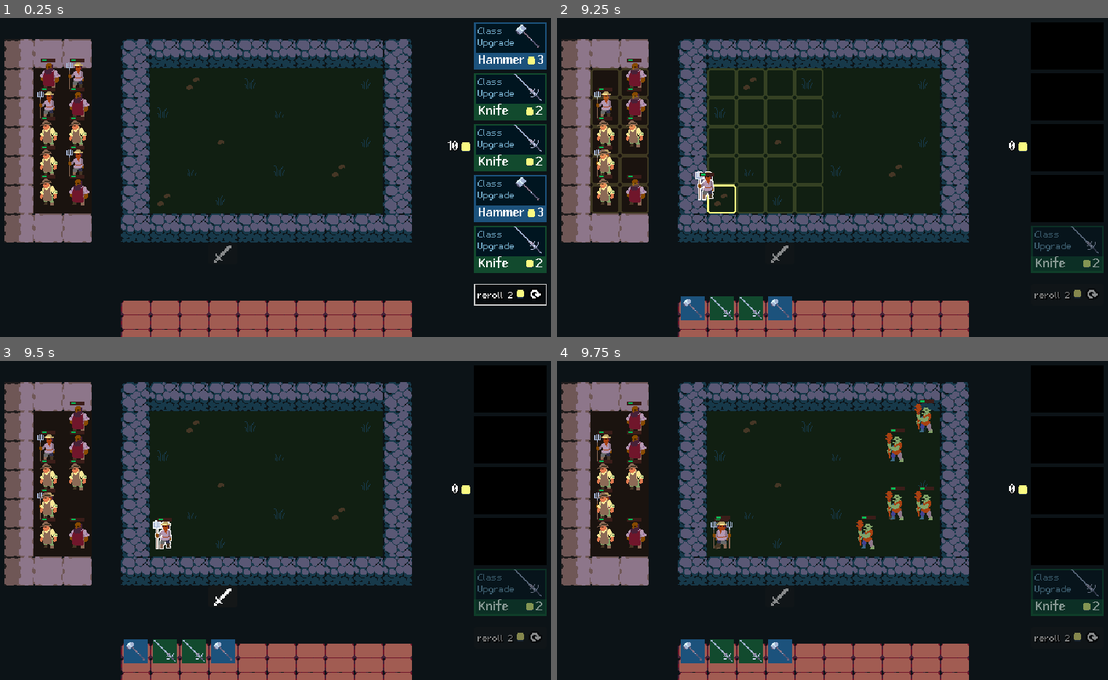
Above: before the commit, frames 1-4 (two rows, left to right).
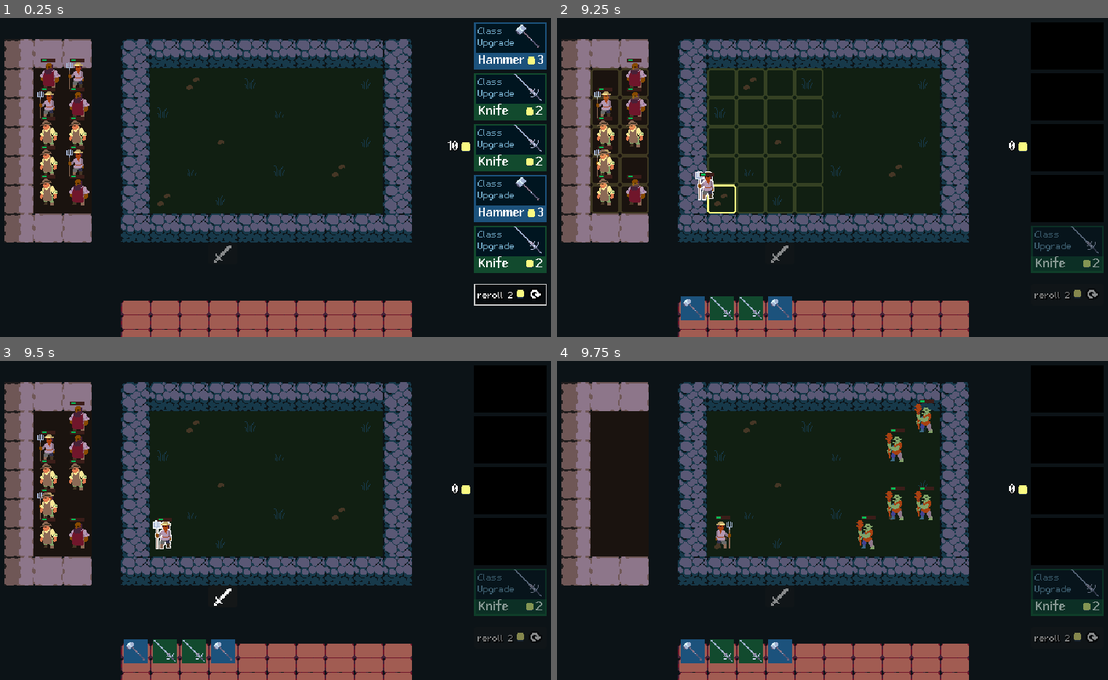
Above: after the commit, the same moments.

Repository: gustavofukunaga/tcc
Game: Godot game, scene res://Scenes/Arena/arena.tscn
The game is run twice, just before and just after one commit, with the same random seed, the same clock (stepped at 60 frames per second) and the same inputs.
Inputs (mouse positions are in pixels of both pictures, inside the frame that each line leads up to):
- Up to frame 1 (0.25 s): no input
- Up to frame 2 (9.25 s): click (1069, 46) at 0.52 s; click (1069, 97) at 1.27 s; click (1069, 145) at 2.02 s; click (1069, 196) at 2.77 s; tap Enter at 3.5, 8.75 s; drag from (606, 132) to (694, 308) at 3.52 s; drag from (606, 75) to (606, 161) at 4.27 s; press the mouse at (606, 161) at 5.03 s; tap E (test2, bound only after the commit) at 5.3 s; release the mouse at (606, 161) at 5.75 s; tap Space at 5.75 s; drag from (634, 75) to (606, 161) at 5.77 s; drag from (606, 161) to (722, 308) at 6.52 s; drag from (606, 161) to (722, 308) at 7.27 s; move the mouse to (634, 161) at 8.02 s; hold E (test2, bound only after the commit) 8.03-8.75 s; click (634, 161) at 8.17 s; drag from (634, 161) to (705, 190) at 8.77 s
- Up to frame 3 (9.5 s): no input
- Up to frame 4 (9.75 s): click (777, 597) at 9.5 s

Frames 1-3 are identical in both runs. In frame 4, 1.7% of the frame differs, in the area x 6-32%, y 12-59%.

Commit message:
fix bugs

Diff:
--- a/Custom_nodes/battle_handler.gd
+++ b/Custom_nodes/battle_handler.gd
@@ -41,11 +41,11 @@
 func _clean_up_fight() -> void:
 	get_tree().call_group("player_units", "queue_free")
 	get_tree().call_group("enemy_units", "queue_free")
-	get_tree().call_group("units", "show")
+	get_tree().call_group("Units", "show")
 
 
 func _prepare_fight() -> void:
-	get_tree().call_group("units", "hide")
+	get_tree().call_group("Units", "hide")
 
 	for unit_coord: Vector2i in game_area_unit_grid.get_all_occupied_tiles():
 		var unit: Unit = game_area_unit_grid.units[unit_coord]
--- a/Scenes/start_battle_button/start_battle_button.gd
+++ b/Scenes/start_battle_button/start_battle_button.gd
@@ -20,7 +20,7 @@
 	var units_used := arena_grid.get_all_units().size()
 	var is_battling := game_state.current_phase == GameState.Phase.BATTLE
 
-	disabled = is_battling or units_used > player_stats.level or units_used == 0
+	disabled = is_battling or units_used == 0
 	icon_texture.modulate.a = 0.5 if disabled else 1.0
 
 
--- a/project.godot
+++ b/project.godot
@@ -40,6 +40,16 @@
 "events": [Object(InputEventMouseButton,"resource_local_to_scene":false,"resource_name":"","device":-1,"window_id":0,"a …(253 unchanged characters)…
 ]
 }
+test1={
+"deadzone": 0.2,
+"events": [Object(InputEventKey,"resource_local_to_scene":false,"resource_name":"","device":-1,"window_id":0,"alt_pressed":false,"shift_pressed":false,"ctrl_pressed":false,"meta_pressed":false,"pressed":false,"keycode":0,"physical_keycode":81,"key_label":0,"unicode":113,"location":0,"echo":false,"script":null)
+]
+}
+test2={
+"deadzone": 0.2,
+"events": [Object(InputEventKey,"resource_local_to_scene":false,"resource_name":"","device":-1,"window_id":0,"alt_pressed":false,"shift_pressed":false,"ctrl_pressed":false,"meta_pressed":false,"pressed":false,"keycode":0,"physical_keycode":69,"key_label":0,"unicode":101,"location":0,"echo":false,"script":null)
+]
+}
 
 [rendering]
 
